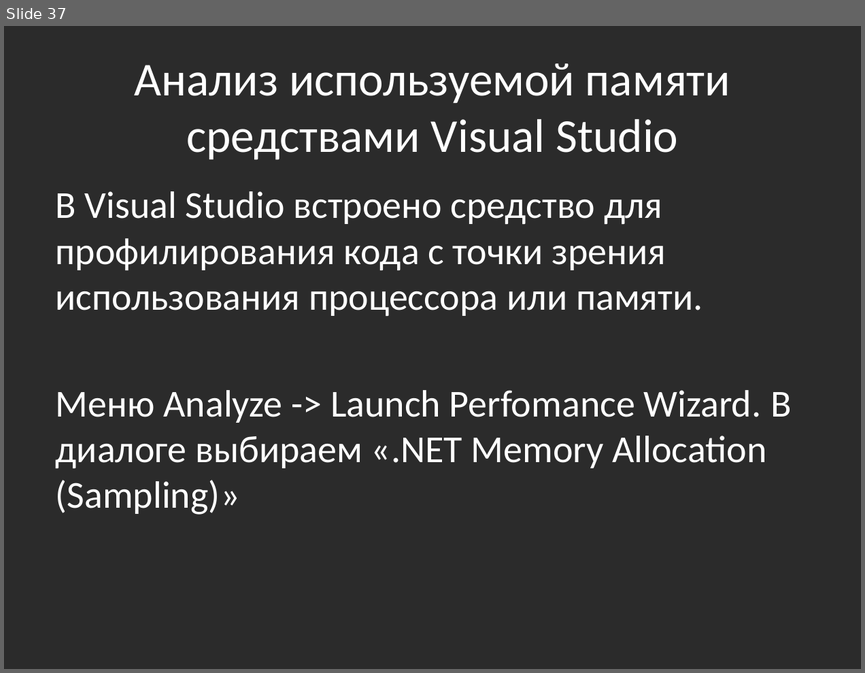
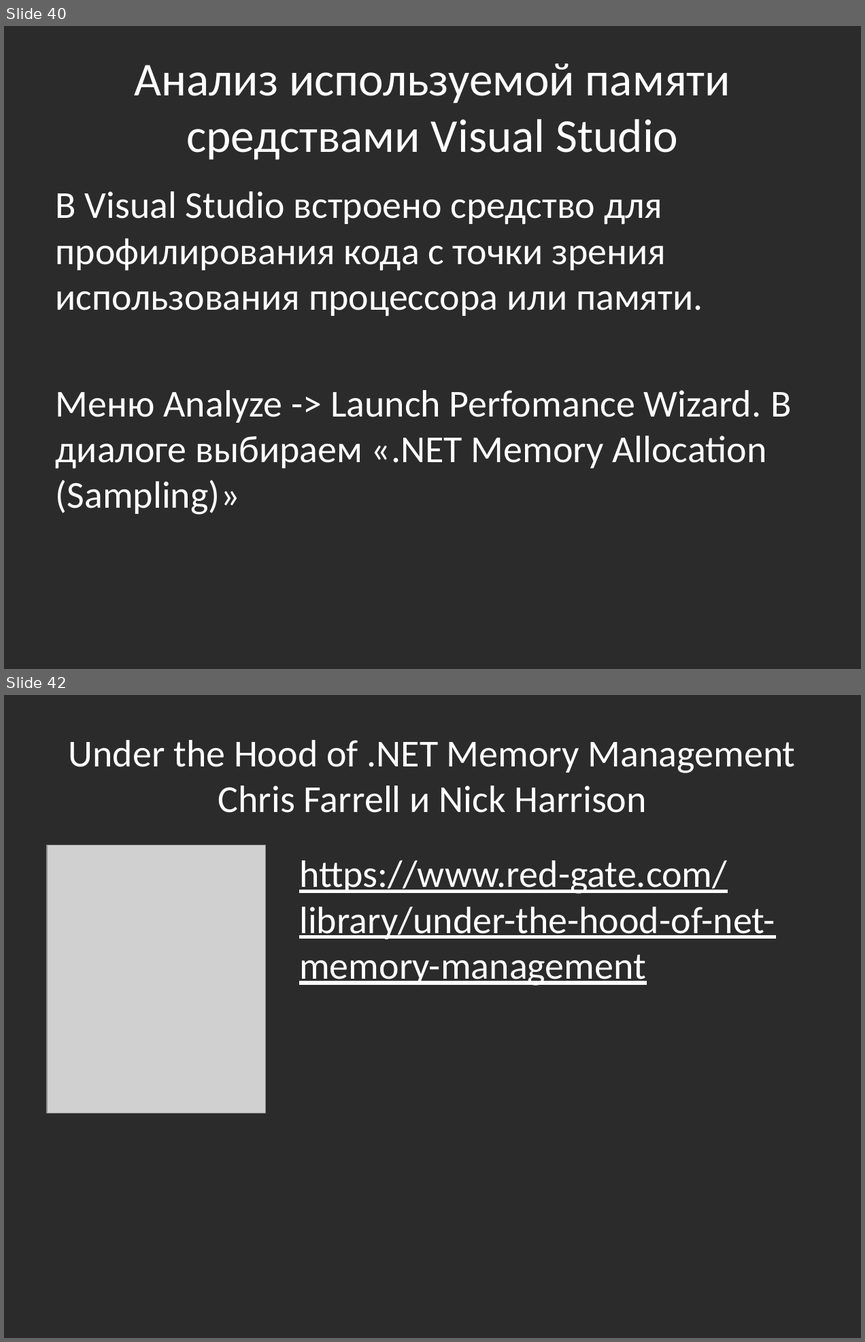
Before and after one commit to bazile/Training, a slide deck: Presentation/memory-management-and-gc.pptx. Shown one above the other, each under a label of ours: slide 37 before the commit, slides 40 and 42 after it; the slides between them are not shown. The pictures are 865x673 and 865x1342 pixels, drawn with LibreOffice and Linux fonts; fonts in the diff are those of the drawing; grey boxes stand for pictures; background and template pictures are left out; a plain dark background stands for a picture behind light text. Boxes give left, top, right and bottom in pixels: in the first picture for what was removed or moved away, otherwise in the second. Text is boxed around its words. In the diff, an @@ line names an element or a change of style, - is before the commit and + after.

```diff
--- a/Presentation/memory-management-and-gc.pptx
+++ b/Presentation/memory-management-and-gc.pptx
@@ slide 42 added at [4,695,861,1338], background picture (left out) @@
@@ title added at [69,740,796,813], 32 pt, text #FFFFFF @@
+Under the Hood of .NET Memory Management
+Chris Farrell и Nick Harrison
@@ picture added at [47,845,265,1113] @@
@@ text added at [299,860,775,985], 32 pt, text #FFFFFF, underline @@
+https://www.red-gate.com/library/under-the-hood-of-net-memory-management
@@ what was slide 37 is now slide 40 @@
```
Also in this commit, not shown: 5 other slides added, 10 other files.
